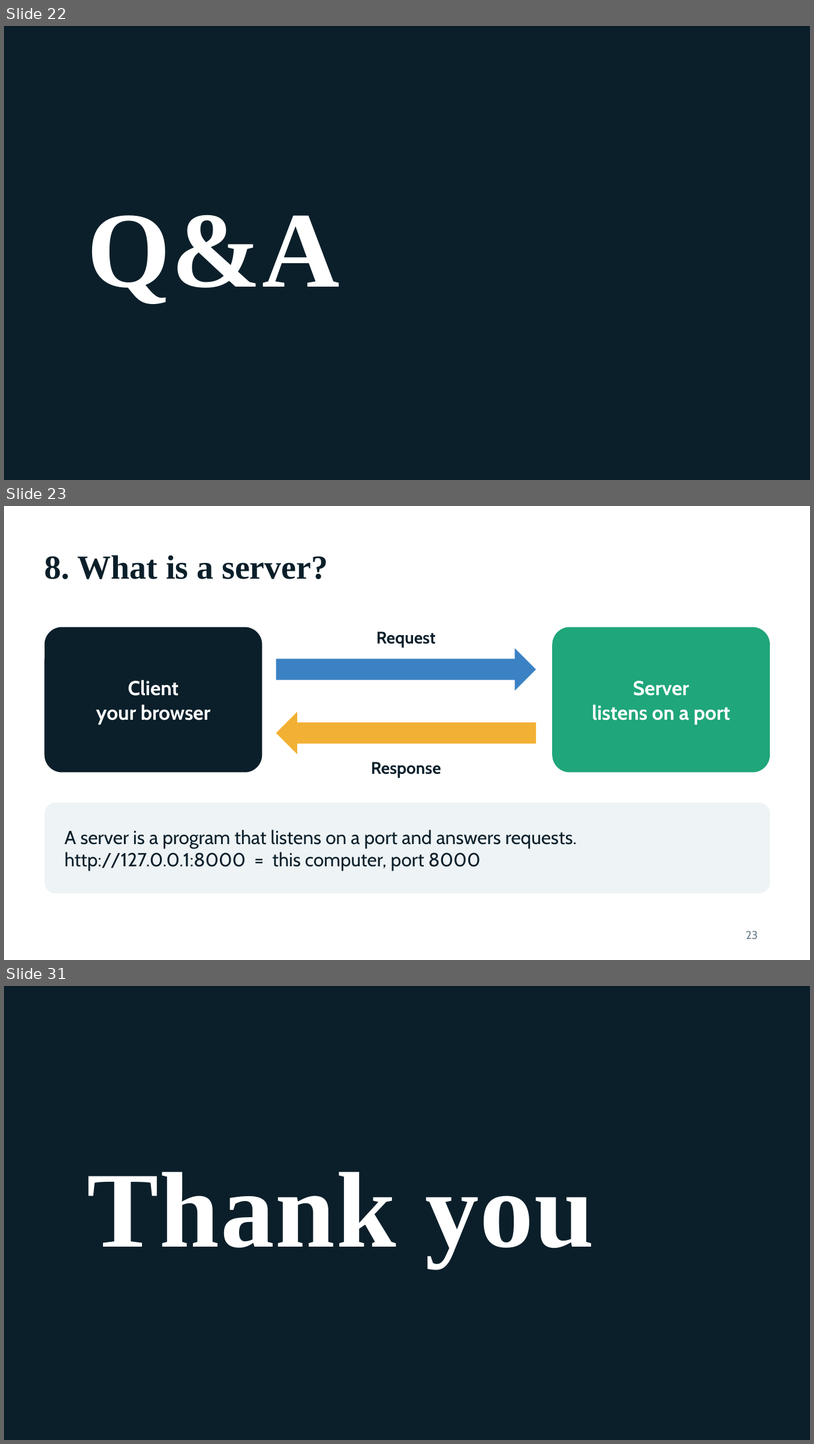
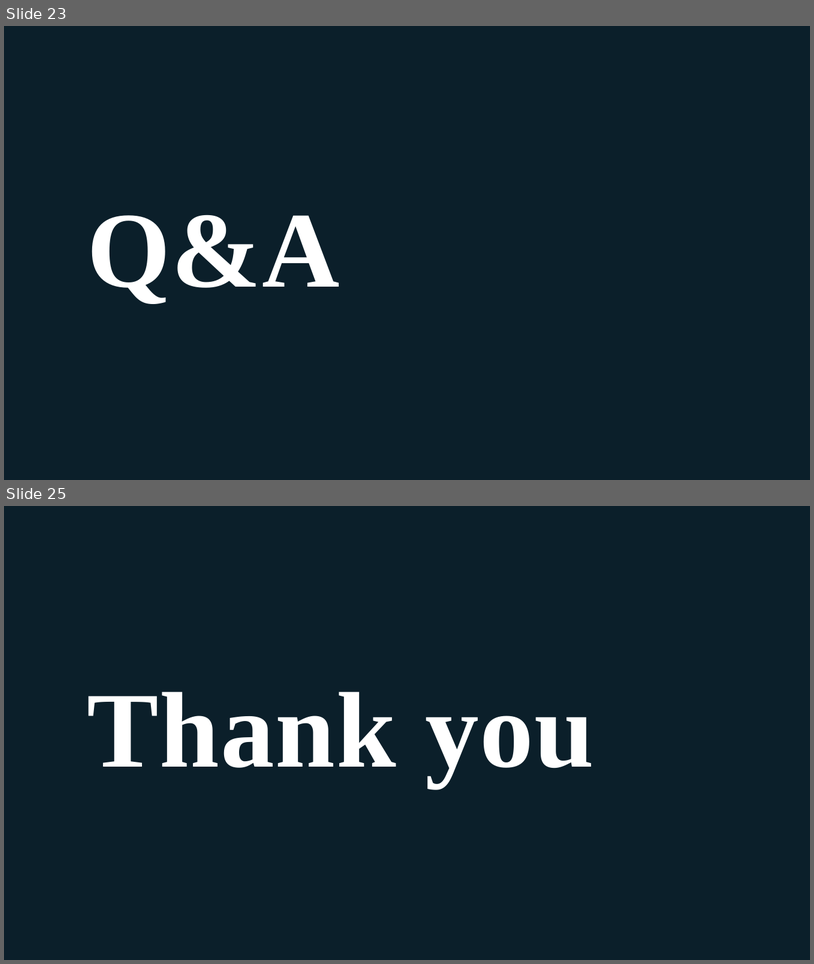
Before and after one commit to VishwasVK07/BFA, a slide deck: class-2/docs/class-2-slides.pptx. Shown one above the other, each under a label of ours: slides 22, 23 and 31 before the commit, slides 23 and 25 after it; the slides between them are not shown. The pictures are 814x1444 and 814x964 pixels, drawn with LibreOffice and Linux fonts; fonts in the diff are those of the drawing; background and template pictures are left out. Boxes give left, top, right and bottom in pixels: in the first picture for what was removed or moved away, otherwise in the second. Text is boxed around its words. In the diff, an @@ line names an element or a change of style, - is before the commit and + after.

```diff
--- a/class-2/docs/class-2-slides.pptx
+++ b/class-2/docs/class-2-slides.pptx
@@ slide 23 removed at bbox=[4, 506, 810, 960], background #FFFFFF @@
@@ text removed at bbox=[45, 555, 328, 579] @@
-8. What is a server?
@@ rounded rectangle removed at bbox=[45, 627, 263, 772] @@
@@ text removed at bbox=[377, 631, 436, 648] @@
-Request
@@ rounded rectangle removed at bbox=[552, 627, 770, 772] @@
@@ right arrow removed at bbox=[276, 648, 536, 691] @@
@@ text removed at bbox=[96, 679, 210, 724] @@
-Client
-your browser
@@ text removed at bbox=[592, 681, 731, 724] @@
-Server
-listens on a port
@@ left arrow removed at bbox=[276, 712, 536, 754] @@
@@ text removed at bbox=[371, 762, 441, 777] @@
-Response
@@ rounded rectangle removed at bbox=[45, 802, 770, 893] @@
@@ text removed at bbox=[65, 829, 577, 871] @@
-A server is a program that listens on a port and answers requests.
-http://127.0.0.1:8000 = this computer, port 8000
@@ text removed at bbox=[746, 930, 758, 939] @@
-23
@@ what was slide 22 is now slide 23 @@
@@ what was slide 31 is now slide 25 @@
```
Also in this commit, not shown: 4 slides changed, 1 slide added, 6 other slides removed, 9 other files.
